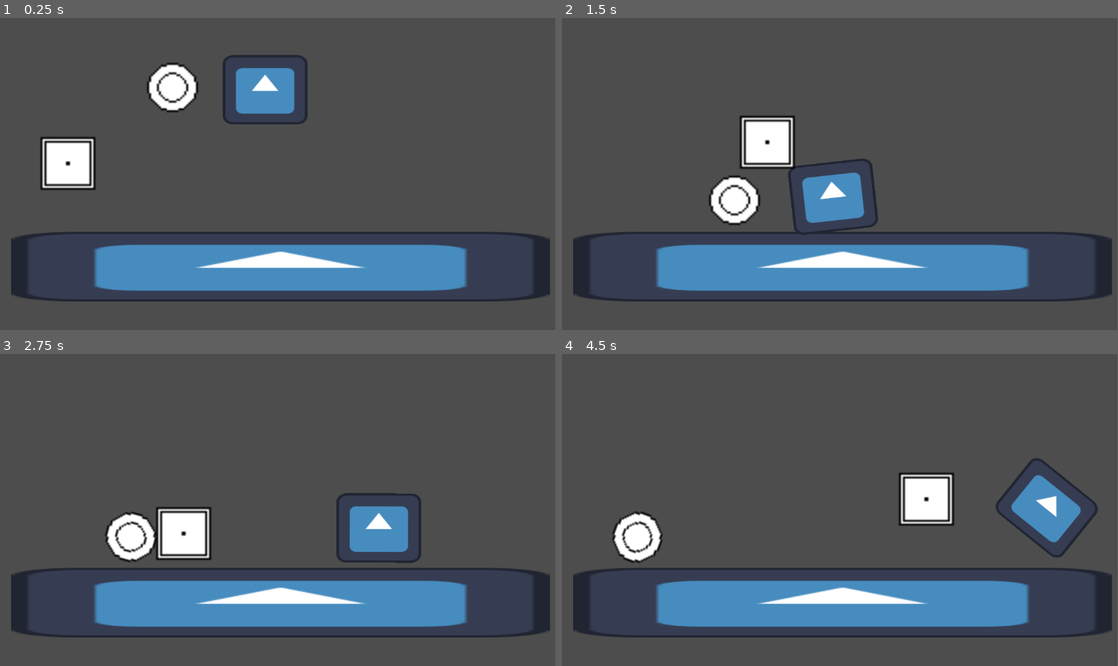
Above: before the commit, frames 1-4 (two rows, left to right).
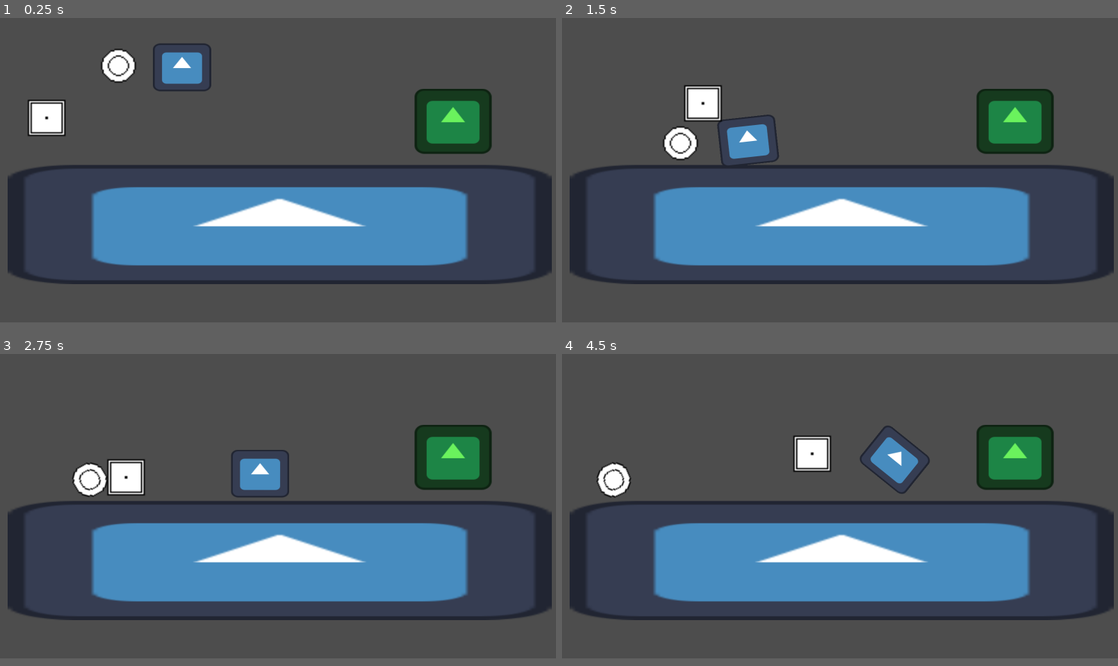
Above: after the commit, the same moments.

Repository: colrocker/first-project
Game: Godot game, scene res://node_2d.tscn
Two runs of this game, one before a commit and one after it. Both use one fixed random seed, a clock stepped at 60 frames per second and the inputs below. The engine's default icon, where the game draws it, is replaced by a stand-in: a white triangle on a blue panel in a dark square.
Inputs:
- Up to frame 1 (0.25 s): no input
- Up to frame 2 (1.5 s): tap Enter (ui_accept) at 0.5, 0.77 s; hold D (Right) from 0.53 s (still down)
- Up to frame 3 (2.75 s): tap Enter (ui_accept) at 1.52 s; release D (Right) at 2.03 s; hold A (Left) from 2.03 s (still down)
- Up to frame 4 (4.5 s): release A (Left) at 2.78 s; hold D (Right) 2.78-4.28 s; tap Enter (ui_accept) at 3.02, 3.77 s; hold A (Left) from 4.28 s (still down)
The window is 799x449 before the commit and 800x438 after it. Grey fills any space a smaller window leaves; there, only what the larger window draws over its background counts as a difference.

The runs differ from the first frame. In frame 1, 32% of the frame differs, in the area x 1-100%, y 8-91%; in frame 2, 29%; in frame 3, 29%; in frame 4, 32%.

Commit message:
add a drop off area need to script it

Diff:
--- /dev/null
+++ b/first-project/collision_shape_2d.gd
@@ -0,0 +1,11 @@
+extends CollisionShape2D
+
+
+# Called when the node enters the scene tree for the first time.
+func _ready() -> void:
+	pass # Replace with function body.
+
+
+# Called every frame. 'delta' is the elapsed time since the previous frame.
+func _process(delta: float) -> void:
+	pass
--- a/first-project/node_2d.tscn
+++ b/first-project/node_2d.tscn
@@ -5,9 +5,10 @@
 [ext_resource type="Script" uid="uid://dxjijxdhib7s7" path="res://character_body_2d.gd" id="3_epypp"]
 [ext_resource type="Texture2D" uid="uid://bkge8fx1elk32" path="res://ball.png" id="3_q6r6c"]
 [ext_resource type="Texture2D" uid="uid://dtnes4m00sp7" path="res://simple cube.png" id="4_0hol4"]
+[ext_resource type="Script" uid="uid://bs5ea60ke8ueb" path="res://collision_shape_2d.gd" id="6_kdubu"]
 
 [sub_resource type="RectangleShape2D" id="RectangleShape2D_0e48y"]
-size = Vector2(1125, 164)
+size = Vector2(1651, 381)
 
 [sub_resource type="RectangleShape2D" id="RectangleShape2D_wtcfe"]
 size = Vector2(180, 139.5)
@@ -21,6 +22,9 @@
 [sub_resource type="RectangleShape2D" id="RectangleShape2D_q6r6c"]
 size = Vector2(66, 88.75)
 
+[sub_resource type="RectangleShape2D" id="RectangleShape2D_51bqv"]
+size = Vector2(237, 206.5)
+
 [node name="Node2D" type="Node2D" unique_id=1247605548]
 
 [node name="platform" type="RigidBody2D" parent="." unique_id=1345009822]
@@ -31,12 +35,12 @@
 freeze = true
 
 [node name="CollisionShape2D" type="CollisionShape2D" parent="platform" unique_id=283777568]
-position = Vector2(583.5, 513)
+position = Vector2(846.5, 621.5)
 shape = SubResource("RectangleShape2D_0e48y")
 
 [node name="Icon" type="Sprite2D" parent="platform" unique_id=328239255]
-position = Vector2(582, 516.5)
-scale = Vector2(8.734376, 1.1328125)
+position = Vector2(844.99994, 624)
+scale = Vector2(12.84375, 2.8125)
 texture = ExtResource("1_wtcfe")
 
 [node name="moveable cube" type="RigidBody2D" parent="." unique_id=670896667 groups=["Rigidbody"]]
@@ -80,6 +84,8 @@
 shape = SubResource("RectangleShape2D_0hol4")
 
 [node name="Sprite2D" type="Sprite2D" parent="character" unique_id=1649166033]
+light_mask = 3
+visibility_layer = 3
 position = Vector2(141, 273.5)
 scale = Vector2(4.0625, 3.9062502)
 texture = ExtResource("4_0hol4")
@@ -94,5 +100,28 @@
 shape = SubResource("RectangleShape2D_q6r6c")
 debug_color = Color(0, 0.6365875, 0.40696517, 0.41960785)
 
+[node name="DropOffZone" type="RigidBody2D" parent="." unique_id=2088546346]
+disable_mode = 1
+collision_layer = 3
+collision_mask = 3
+gravity_scale = 0.0
+freeze = true
+
+[node name="CollisionShape2D" type="CollisionShape2D" parent="DropOffZone" unique_id=1099086314]
+position = Vector2(1370, 312)
+shape = SubResource("RectangleShape2D_51bqv")
+disabled = true
+script = ExtResource("6_kdubu")
+
+[node name="Icon" type="Sprite2D" parent="DropOffZone/CollisionShape2D" unique_id=1789964163]
+modulate = Color(0.41568628, 0.9490196, 0.3647059, 1)
+show_behind_parent = true
+light_mask = 2
+visibility_layer = 2
+z_index = -1
+position = Vector2(-0.99999976, -9.536743e-07)
+scale = Vector2(1.8164065, 1.5351563)
+texture = ExtResource("1_wtcfe")
+
 [connection signal="body_entered" from="character/Area2D" to="character" method="_on_area_2d_body_entered"]
 [connection signal="body_exited" from="character/Area2D" to="character" method="_on_area_2d_body_exited"]
--- a/first-project/project.godot
+++ b/first-project/project.godot
@@ -12,8 +12,13 @@
 
 config/name="first project"
 run/main_scene="res://node_2d.tscn"
-config/features=PackedStringArray("4.6", "GL Compatibility")
+config/features=PackedStringArray("4.7", "GL Compatibility")
 config/icon="res://icon.svg"
+
+[display]
+
+window/size/viewport_width=1680
+window/size/viewport_height=920
 
 [input]
 
Not shown, added: first-project/collision_shape_2d.gd.uid
